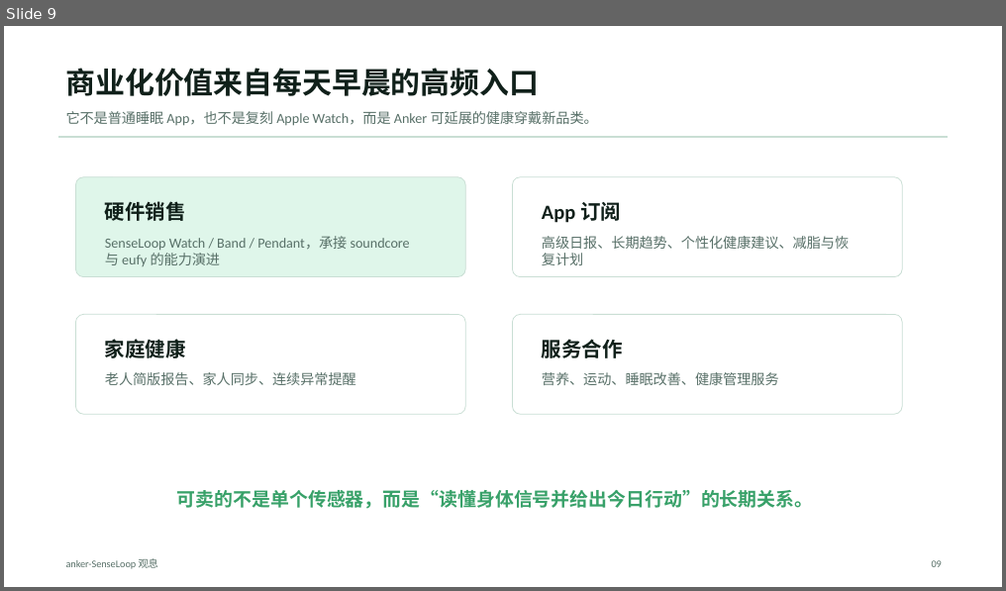
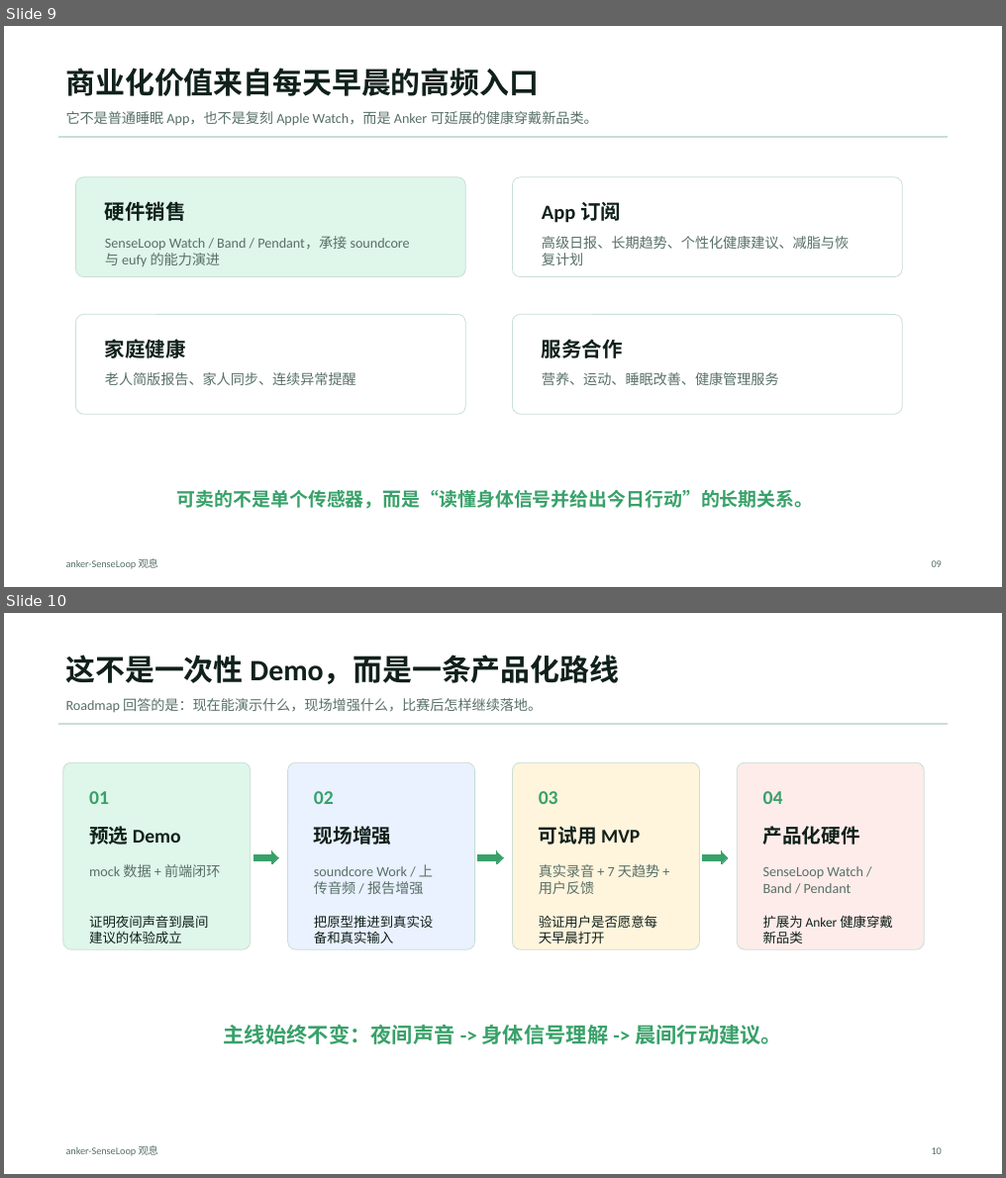
Before and after one commit to WenfengJ/SenseLoop, a slide deck: docs/submission-preselection/deck/anker-SenseLoop-答辩材料.pptx. Shown one above the other, each under a label of ours: slide 9 before the commit, slides 9 and 10 after it. The pictures are 1006x591 and 1006x1178 pixels, drawn with LibreOffice and Linux fonts; fonts in the diff are those of the drawing. Boxes give left, top, right and bottom in pixels: in the first picture for what was removed or moved away, otherwise in the second. Text is boxed around its words. In the diff, an @@ line names an element or a change of style, - is before the commit and + after.

Commit message:
ppt

```diff
--- a/docs/submission-preselection/deck/anker-SenseLoop-答辩材料.pptx
+++ b/docs/submission-preselection/deck/anker-SenseLoop-答辩材料.pptx
@@ slide 10 added at [4, 613, 1002, 1174], background #FFFFFF @@
@@ text added at [66, 655, 619, 684], 28.5 pt, text #10201A, bold @@
+这不是一次性 Demo，而是一条产品化路线
@@ text added at [66, 698, 542, 712], 13.5 pt, text #587068 @@
+Roadmap 回答的是：现在能演示什么，现场增强什么，比赛后怎样继续落地。
@@ rectangle added at [58, 724, 948, 725], fill #C9DED4, outline #C9DED4 0 pt @@
@@ rounded rectangle added at [63, 762, 251, 950], fill #DFF6EA, outline #C9DED4 0.75 pt @@
@@ rounded rectangle added at [288, 762, 475, 950], fill #EAF1FF, outline #C9DED4 0.75 pt @@
@@ rounded rectangle added at [512, 762, 699, 950], fill #FFF4DC, outline #C9DED4 0.75 pt @@
@@ rounded rectangle added at [737, 762, 924, 950], fill #FDECEA, outline #C9DED4 0.75 pt @@
@@ text added at [89, 791, 109, 804], 18.8 pt, text #38A169, bold @@
+01
@@ text added at [314, 791, 334, 804], 18.8 pt, text #38A169, bold @@
+02
@@ text added at [539, 791, 558, 804], 18.8 pt, text #38A169, bold @@
+03
@@ text added at [763, 791, 783, 804], 18.8 pt, text #38A169, bold @@
+04
@@ text added at [89, 826, 181, 845], 18.8 pt, text #10201A, bold @@
+预选 Demo
@@ text added at [314, 826, 392, 845], 18.8 pt, text #10201A, bold @@
+现场增强
@@ text added at [539, 826, 640, 845], 18.8 pt, text #10201A, bold @@
+可试用 MVP
@@ text added at [763, 826, 860, 845], 18.8 pt, text #10201A, bold @@
+产品化硬件
@@ text added at [89, 864, 220, 877], 13.5 pt, text #587068 @@
+mock 数据 + 前端闭环
@@ right arrow added at [253, 852, 278, 864], fill #38A169, outline #38A169 0 pt @@
@@ text added at [314, 864, 433, 894], 13.5 pt, text #587068 @@
+soundcore Work / 上传音频 / 报告增强
@@ right arrow added at [478, 852, 503, 864], fill #38A169, outline #38A169 0 pt @@
@@ text added at [539, 864, 659, 894], 13.5 pt, text #587068 @@
+真实录音 + 7 天趋势 + 用户反馈
@@ right arrow added at [703, 852, 727, 864], fill #38A169, outline #38A169 0 pt @@
@@ text added at [763, 866, 863, 893], 13.5 pt, text #587068 @@
+SenseLoop Watch / Band / Pendant
@@ text added at [89, 915, 208, 944], 12.8 pt, text #10201A @@
+证明夜间声音到晨间建议的体验成立
@@ text added at [314, 915, 433, 944], 12.8 pt, text #10201A @@
+把原型推进到真实设备和真实输入
@@ text added at [539, 915, 657, 944], 12.8 pt, text #10201A @@
+验证用户是否愿意每天早晨打开
@@ text added at [763, 915, 893, 944], 12.8 pt, text #10201A @@
+扩展为 Anker 健康穿戴新品类
@@ text added at [224, 1025, 782, 1045], 20.2 pt, text #38A169, bold @@
+主线始终不变：夜间声音 -> 身体信号理解 -> 晨间行动建议。
@@ text added at [66, 1146, 158, 1157], 9.8 pt, text #587068 @@
+anker-SenseLoop 观息
@@ text added at [932, 1148, 942, 1155], 9.8 pt, text #587068 @@
+10
```
Also in this commit, not shown: 1 slide changed, 23 other files.
